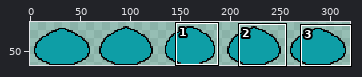
A sprite sheet gets an edit: res/slime_idle.png. The first picture is a wide view before the edit; the outline marks the close-up.
Close-up. As it was:
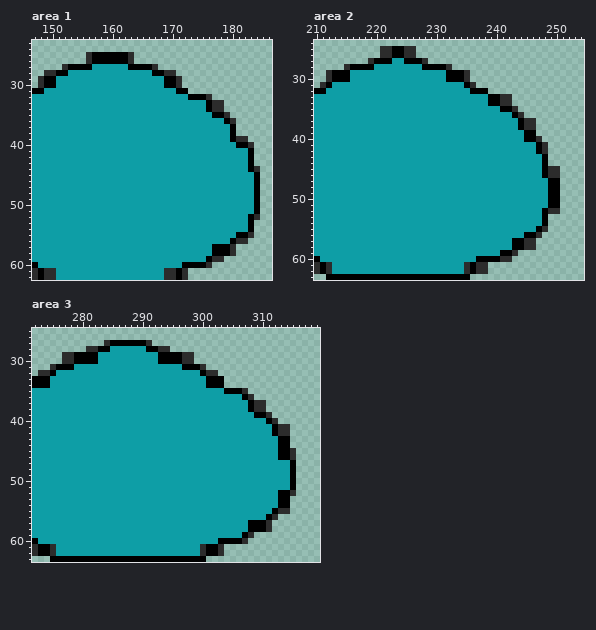
The file is 320x64 pixels. Shown: area 1: x 147..186, y 23..62; area 2: x 210..254, y 24..63; area 3: x 272..319, y 25..63. The wide view leaves out empty margins. The commit also changed other parts of the picture, which this record leaves out.
Once edited:
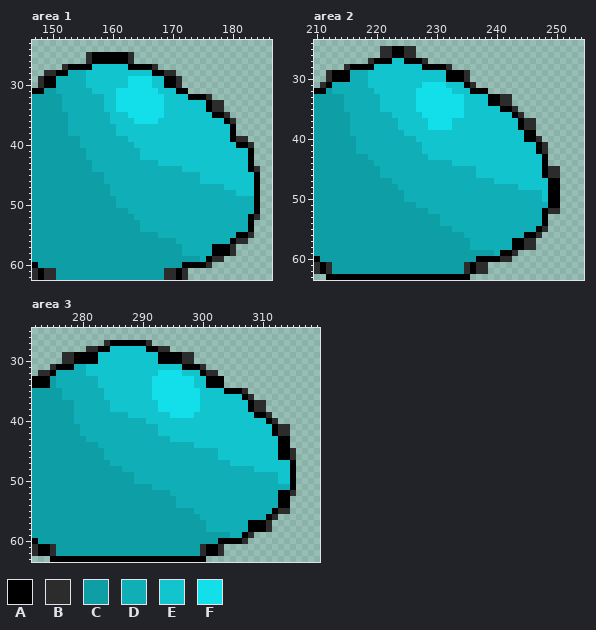
Palette (. is transparent): A #000000  B #2c2c2c  C #0e9ea6  D #10aeb7  E #11c4ce  F #13dfea
The exact change:
Changed rows in their new state; - is an unchanged pixel.
Area 1:
first column x 151:
27 ------EEEEEE---------------------
28 --DDDEEEEEEEEEEE-----------------
29 DDDDDEEEEEEEFFFFEE---------------
30 DDDDDEEEEEEEFFFFEE---------------
31 DDDDDDEEEEFFFFFFFEEE-------------
32 -DDDDDDDEEFFFFFFFFEEEE-----------
33 -DDDDDDDEEFFFFFFFFEEEEEEE--------
34 -DDDDDDDEEFFFFFFFFEEEEEEE--------
35 --DDDDDDDEEEFFFFFFEEEEEEEE-------
36 --DDDDDDDEEEEFFFFEEEEEEEEEEE-----
37 --DDDDDDDDEEEEEEEEEEEEEEEEEEE----
38 --DDDDDDDDEEEEEEEEEEEEEEEEEEE----
39 ----DDDDDDDDEEEEEEEEEEEEEEEEE----
40 ----DDDDDDDDDEEEEEEEEEEEEEEEEE---
41 -----DDDDDDDDDEEEEEEEEEEEEEEEEEE-
42 -----DDDDDDDDDEEEEEEEEEEEEEEEEEE-
43 ------DDDDDDDDDDDEEEEEEEEEEEEEEE-
44 ------DDDDDDDDDDDDDDDEEEEEEEEEEE-
45 --------DDDDDDDDDDDDDDDDEEEEEEEEE
46 --------DDDDDDDDDDDDDDDDEEEEEEEEE
47 ---------DDDDDDDDDDDDDDDDDDDEEEEE
48 ---------DDDDDDDDDDDDDDDDDDDDDEEE
49 ----------DDDDDDDDDDDDDDDDDDDDDDD
50 ----------DDDDDDDDDDDDDDDDDDDDDDD
51 ------------DDDDDDDDDDDDDDDDDDDDD
52 -------------DDDDDDDDDDDDDDDDDDD-
53 --------------DDDDDDDDDDDDDDDDDD-
54 --------------DDDDDDDDDDDDDDDDDD-
55 -----------------DDDDDDDDDDDDD---
56 --------------------DDDDDDDDD----
57 ---------------------DDDDD-------
58 ---------------------DDDDD-------
59 ------------------------D--------
Area 2:
first column x 213:
27 ----------EE------------------------
28 -------EEEEEEEE---------------------
29 ---DDDEEEEEEEEEEEEE-----------------
30 ---DDDEEEEEEEEEEEEE-----------------
31 DDDDDDEEEEEEEEEFFFFEEE--------------
32 DDDDDDDEEEEEEEFFFFFFEEE-------------
33 --DDDDDDEEEEEEFFFFFFFFEEEE----------
34 --DDDDDDEEEEEEFFFFFFFFEEEE----------
35 --DDDDDDEEEEEEFFFFFFFFEEEEEE--------
36 ---DDDDDDDEEEEEFFFFFFFEEEEEEEE------
37 ---DDDDDDDDEEEEEFFFFEEEEEEEEEEE-----
38 ---DDDDDDDDEEEEEFFFFEEEEEEEEEEE-----
39 ---DDDDDDDDDEEEEEEEEEEEEEEEEEEEE----
40 ----DDDDDDDDDDEEEEEEEEEEEEEEEEEE----
41 ----DDDDDDDDDDDEEEEEEEEEEEEEEEEEEE--
42 ----DDDDDDDDDDDEEEEEEEEEEEEEEEEEEE--
43 ------DDDDDDDDDDEEEEEEEEEEEEEEEEEEE-
44 -------DDDDDDDDDDDDDEEEEEEEEEEEEEEE-
45 --------DDDDDDDDDDDDDDDDEEEEEEEEEEE-
46 --------DDDDDDDDDDDDDDDDEEEEEEEEEEE-
47 ----------DDDDDDDDDDDDDDDDDEEEEEEEEE
48 -----------DDDDDDDDDDDDDDDDDDDDEEEEE
49 ------------DDDDDDDDDDDDDDDDDDDDDDDE
50 ------------DDDDDDDDDDDDDDDDDDDDDDDE
51 --------------DDDDDDDDDDDDDDDDDDDDDD
52 ----------------DDDDDDDDDDDDDDDDDDD-
53 ------------------DDDDDDDDDDDDDDDDD-
54 ------------------DDDDDDDDDDDDDDDDD-
55 --------------------DDDDDDDDDDDDDD--
56 ----------------------DDDDDDDDDD----
57 -----------------------DDDDDDD------
58 -----------------------DDDDDDD------
59 ---------------------------D--------
Area 3:
first column x 276:
28 ---------EEEEEE------------------------
29 -------EEEEEEEEEE----------------------
30 -------EEEEEEEEEE----------------------
31 ---DDEEEEEEEEEEEEEEEE------------------
32 DDDDDEEEEEEEEEEEEFFFFEEE---------------
33 DDDDDDDEEEEEEEEEFFFFFFFEE--------------
34 DDDDDDDEEEEEEEEEFFFFFFFEE--------------
35 -DDDDDDDEEEEEEEEFFFFFFFFEEEE-----------
36 -DDDDDDDEEEEEEEEFFFFFFFFEEEEEEE--------
37 ---DDDDDDEEEEEEEEFFFFFFFEEEEEEEE-------
38 ---DDDDDDEEEEEEEEFFFFFFFEEEEEEEE-------
39 ---DDDDDDDDDEEEEEEEFFFFEEEEEEEEEE------
40 ---DDDDDDDDDDDDEEEEEEEEEEEEEEEEEEEE----
41 ----DDDDDDDDDDDDDEEEEEEEEEEEEEEEEEEE---
42 ----DDDDDDDDDDDDDEEEEEEEEEEEEEEEEEEE---
43 -----DDDDDDDDDDDDDDEEEEEEEEEEEEEEEEEE--
44 -------DDDDDDDDDDDDDDDDEEEEEEEEEEEEEE--
45 --------DDDDDDDDDDDDDDDDDDDEEEEEEEEEE--
46 --------DDDDDDDDDDDDDDDDDDDEEEEEEEEEE--
47 ---------DDDDDDDDDDDDDDDDDDDDEEEEEEEEEE
48 -----------DDDDDDDDDDDDDDDDDDDDDDEEEEEE
49 -------------DDDDDDDDDDDDDDDDDDDDDDDDEE
50 -------------DDDDDDDDDDDDDDDDDDDDDDDDEE
51 ----------------DDDDDDDDDDDDDDDDDDDDDDD
52 -------------------DDDDDDDDDDDDDDDDDD--
53 --------------------DDDDDDDDDDDDDDDDD--
54 --------------------DDDDDDDDDDDDDDDDD--
55 -----------------------DDDDDDDDDDDDD---
56 ------------------------DDDDDDDDDDD----
57 -------------------------DDDDDDD-------
58 -------------------------DDDDDDD-------
59 -----------------------------DD--------
Boxes around the changes in both close-ups, in picture pixels (x1, y1, x2, y2):
changed: (56, 64, 254, 262)
changed: (332, 58, 548, 256)
changed: (56, 346, 290, 538)
